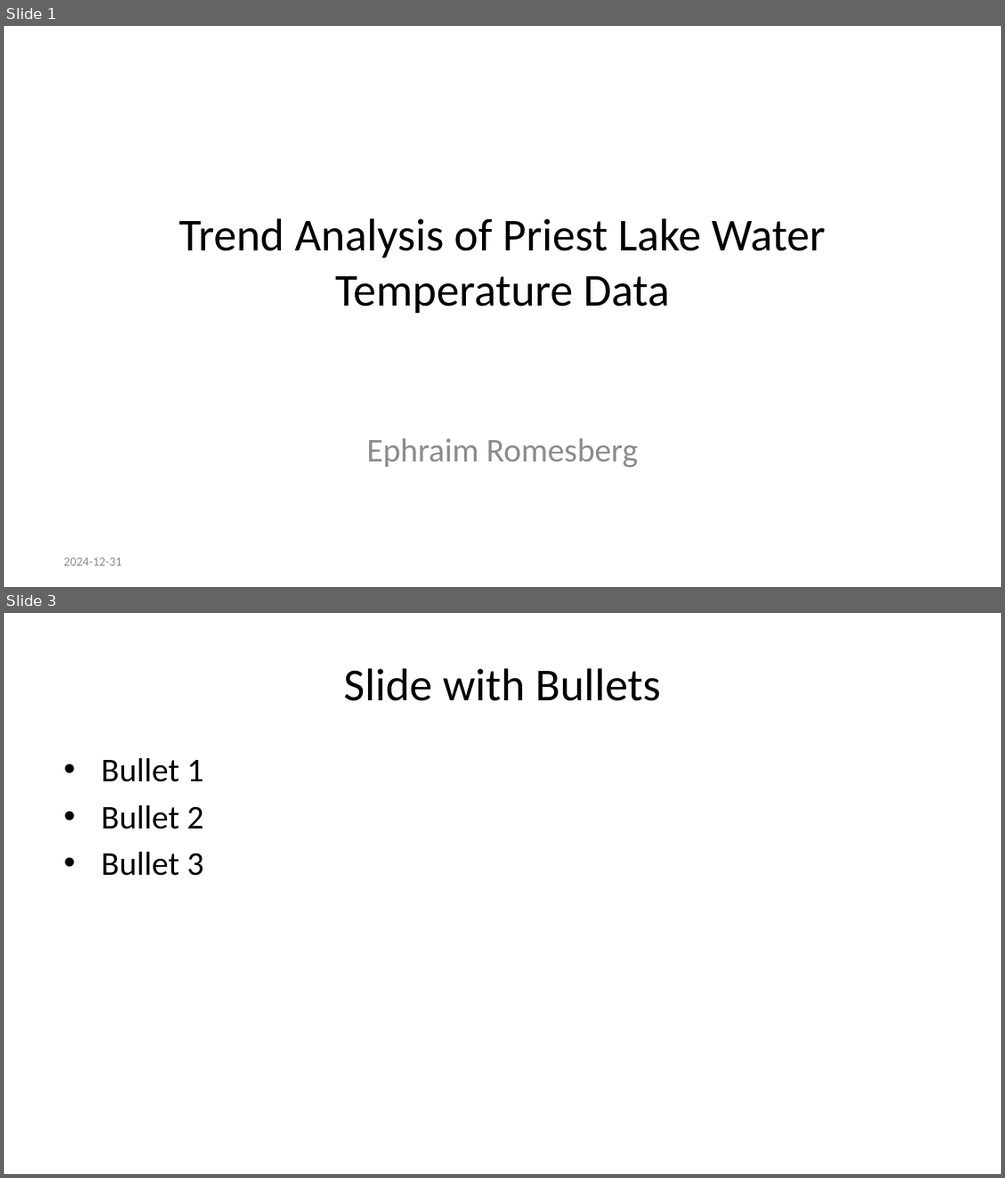
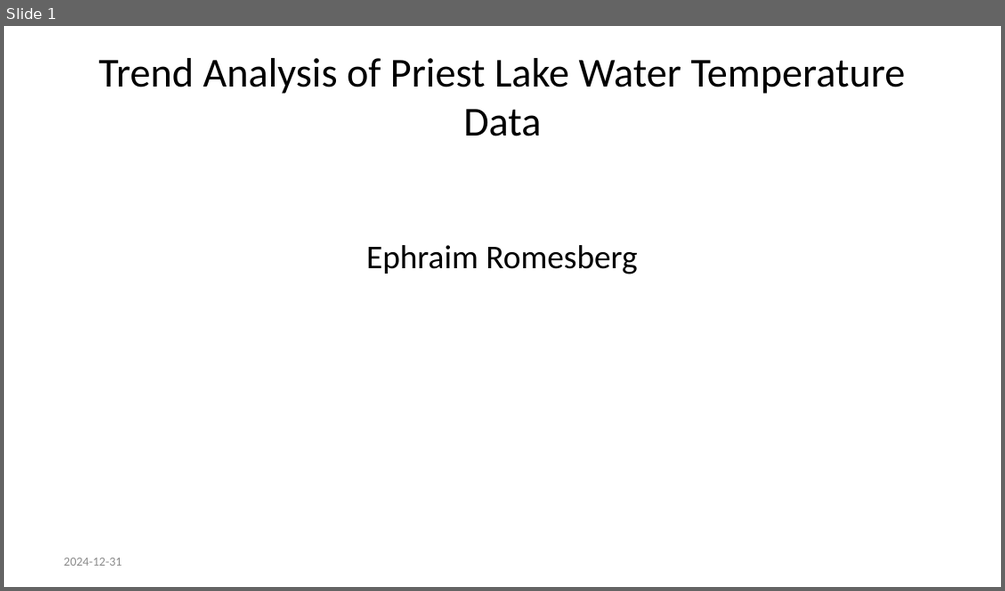
Before and after one commit to Ephraim96/SCA-Trend-Analysis, a slide deck: Trend-Analysis-of-Priest-Lake-Water-Temperature-Data.pptx. Shown one above the other, each under a label of ours: slides 1 and 3 before the commit, slide 1 after it; the slides between them are not shown. The pictures are 1005x1178 and 1005x591 pixels, drawn with LibreOffice and Linux fonts; fonts in the diff are those of the drawing; background and template pictures are left out. Boxes give left, top, right and bottom in pixels: in the first picture for what was removed or moved away, otherwise in the second. Text is boxed around its words. In the diff, an @@ line names an element or a change of style, - is before the commit and + after.

```diff
--- a/Trend-Analysis-of-Priest-Lake-Water-Temperature-Data.pptx
+++ b/Trend-Analysis-of-Priest-Lake-Water-Temperature-Data.pptx
@@ slide 3 removed at box(4, 613, 1001, 1174), background #FFFFFF @@
@@ title removed at box(344, 668, 661, 701) @@
-Slide with Bullets
@@ text removed at box(101, 758, 204, 876) @@
-• Bullet 1
-• Bullet 2
-• Bullet 3
@@ slide 1 changed as well @@
@@ title "Trend Analysis of Priest Lake ...": place and size @@
-title "Trend Analysis of Priest Lake ..." at box(179, 218, 825, 313)
+title "Trend Analysis of Priest Lake ..." at box(98, 58, 906, 136)
@@ title "Trend Analysis of Priest Lake ..." at box(98, 58, 906, 136): size 33 to 29.7 pt @@
@@ text "Ephraim Romesberg": place and size @@
-text "Ephraim Romesberg" at box(367, 438, 638, 467)
+text "Ephraim Romesberg" at box(366, 245, 637, 274)
@@ text "Ephraim Romesberg" at box(366, 245, 637, 274): text colour #8C8C8C to #000000 @@
```
Also in this commit, not shown: 19 slides added, 3 other slides removed, 5 other files.
